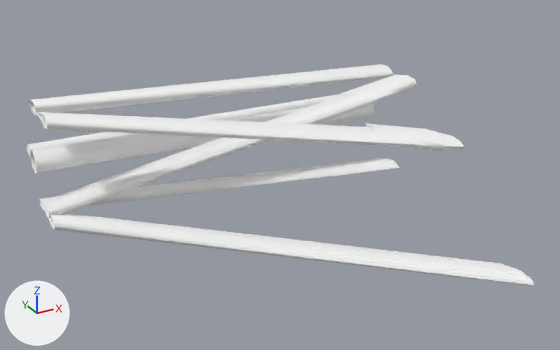
Before and after pictures for a commit that changed the glTF model public/models/automotive/ferrari-f2007/FerrariF2007_SuspRR.glb.
Camera for both pictures: a 50 mm camera at (-0.708, 0.867, 0.693) aimed at (-0.266, 1.669, 0.292). Arrows for +X, +Y and +Z are at lower left; the lights stay in place. The first picture is the older version. Where no turn or scale is listed for an object, it has been applied to the vertices.

The first picture shows 'fer_suspa_rr'.
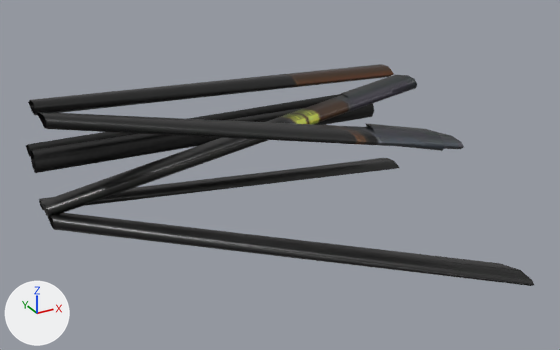
Boxes [x1, y1, x2, y2] around the edits, measured in the pictures (560 x 350 px):
'fer_suspa_rr', surface changed (white to black)
    both: [26, 64, 534, 286]

The edits, one by one:
Picture 'Ferrari2007_Top_T_Diff' (img_ferrari2007_top_t_diff) is new.
In material 'Ferrari2007_Top' (mat_ferrari2007_top), base_color is no longer (1.0, 1.0, 1.0), white #ffffff.
In material 'Ferrari2007_Top' (mat_ferrari2007_top), texture is now set to img_ferrari2007_top_t_diff.
In material 'Ferrari2007_Top' (mat_ferrari2007_top), metallic goes from 1.0 to 0.05.
In material 'Ferrari2007_Top' (mat_ferrari2007_top), roughness goes from 1.0 to 0.35.
